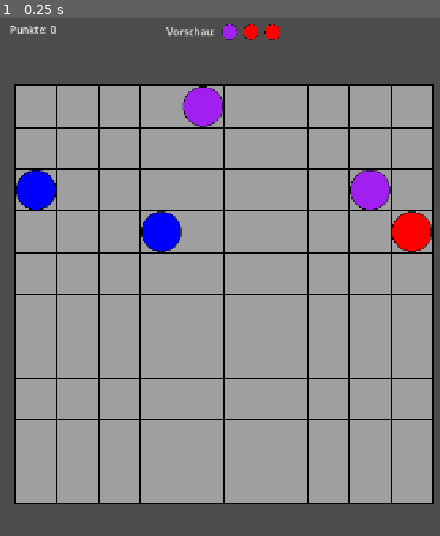
Above: before the commit, frame 1.
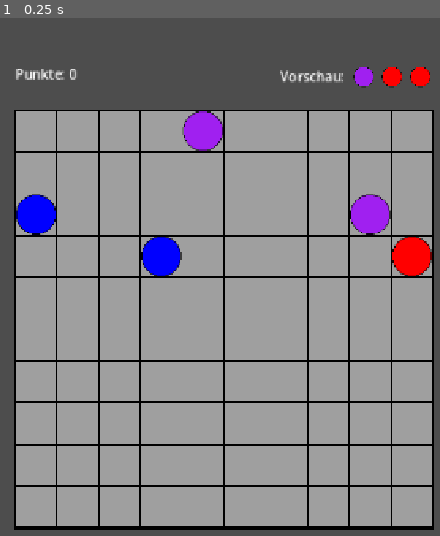
Above: after the commit, the same moment.

Repository: Artus030/godot-lines
Game: Godot game, scene res://Scenes/PlayingField.tscn
Same seed, same stepped clock (60 frames per second), same inputs: the game is played once before the commit and once after it.
Inputs:
- Up to frame 1 (0.25 s): no input

The runs differ from the first frame. In frame 1, 19% of the frame differs, in the area x 2-99%, y 1-99%.

Commit message:
fixed bugs

Diff:
--- a/Scenes/PlayingField.tscn
+++ b/Scenes/PlayingField.tscn
@@ -15,32 +15,24 @@
 [node name="UILayer" type="CanvasLayer" parent="." unique_id=1206326381]
 script = ExtResource("3_3id0a")
 
-[node name="TopLeftBox" type="MarginContainer" parent="UILayer" unique_id=1776329386]
-offset_right = 313.0
-offset_bottom = 43.0
-size_flags_horizontal = 0
-size_flags_vertical = 0
-theme_override_constants/margin_left = 20
-theme_override_constants/margin_top = 20
-theme_override_constants/margin_right = 20
+[node name="HeaderContainer" type="MarginContainer" parent="UILayer" unique_id=581802653]
+offset_right = 81.0
+offset_bottom = 40.0
 
-[node name="ScoreLabel" type="Label" parent="UILayer/TopLeftBox" unique_id=115222476]
+[node name="HBoxContainer" type="HBoxContainer" parent="UILayer/HeaderContainer" unique_id=551772306]
+layout_mode = 2
+
+[node name="ScoreLabel" type="Label" parent="UILayer/HeaderContainer/HBoxContainer" unique_id=115222476]
 layout_mode = 2
 size_flags_vertical = 0
 theme_override_font_sizes/font_size = 16
 text = "Punkte: 0	"
 
-[node name="TopMiddleBox" type="MarginContainer" parent="UILayer" unique_id=65466617]
-anchors_preset = 5
-anchor_left = 0.5
-anchor_right = 0.5
-offset_left = -20.0
-offset_right = 20.0
-offset_bottom = 40.0
-grow_horizontal = 2
-theme_override_constants/margin_top = 20
+[node name="Spacer" type="Control" parent="UILayer/HeaderContainer/HBoxContainer" unique_id=1622517417]
+layout_mode = 2
+size_flags_horizontal = 3
 
-[node name="PreviewContainer" type="HBoxContainer" parent="UILayer/TopMiddleBox" unique_id=1850853666]
+[node name="PreviewContainer" type="HBoxContainer" parent="UILayer/HeaderContainer/HBoxContainer" unique_id=1850853666]
 layout_mode = 2
 size_flags_horizontal = 4
 size_flags_vertical = 0
--- a/Scenes/ui_manager.gd
+++ b/Scenes/ui_manager.gd
@@ -2,14 +2,15 @@
 class_name UIManager
 extends CanvasLayer
 
-@onready var score_label: Label = $TopLeftBox/ScoreLabel
-@onready var preview_container: HBoxContainer = $TopMiddleBox/PreviewContainer
+@onready var score_label: Label = $HeaderContainer/HBoxContainer/ScoreLabel
+@onready var preview_container: HBoxContainer = $HeaderContainer/HBoxContainer/PreviewContainer
 @onready var game_over_overlay: ColorRect = $GameOverOverlay
-@onready var restart_button: Button = $GameOverOverlay/CenterContainer/VBoxContainer/RestartButton
+@onready var restart_button: Button = $GameOverPanel/CenterContainer/VBoxContainer/RestartButton
 @onready var game_over_panel = $GameOverPanel
 @onready var name_input_field = $GameOverPanel/CenterContainer/VBoxContainer/NameLineEdit
 @onready var save_score_button = $GameOverPanel/CenterContainer/VBoxContainer/SaveButton
 @onready var leaderboard_grid = $GameOverPanel/CenterContainer/VBoxContainer/LeaderboardGrid
+@onready var header_container = $"HeaderContainer"
 
 signal restart_requested
 
@@ -31,6 +32,20 @@
 	var tween = create_tween()
 	tween.tween_property(score_label, "scale", Vector2(1.2, 1.2), 0.1)
 	tween.tween_property(score_label, "scale", Vector2(1.0, 1.0), 0.1)
+
+func adjust_header(board_x: float, board_y: float, board_width: float, current_scale: float):
+	if not header_container:
+		return
+
+	# 1. Header exakt auf die unskalierte Breite des Boards einstellen
+	header_container.custom_minimum_size.x = board_width / current_scale
+
+	# 2. Gleiche Skalierung wie das Spielfeld nutzen
+	header_container.scale = Vector2(current_scale, current_scale)
+
+	# 3. Direkt über dem Spielfeld platzieren
+	header_container.position.x = board_x
+	header_container.position.y = board_y - (55.0 * current_scale)
 
 func update_preview(next_colors: Array[Color], ball_scene: PackedScene):
 	for child in preview_container.get_children():
--- a/Scripts/playing_field.gd
+++ b/Scripts/playing_field.gd
@@ -23,56 +23,57 @@
 
 
 func _ready():
-	# GameBoard sauber instanziieren
+	# GameBoard etc. instanziieren
 	game_board = GameBoard.new(COLUMNS, ROWS, TILE_SIZE)
 	leaderboard_manager = LeaderboardManager.new()
 
+	ui_manager.restart_requested.connect(_on_restart_button_pressed)
 	get_tree().root.size_changed.connect(calculate_center_offset)
 
-	ui_manager.restart_requested.connect(_on_restart_button_pressed)
-	call_deferred("calculate_center_offset")
 	generate_next_colors(3)
 	spawn_random_balls(5)
 	ui_manager.update_score(score)
 
+	# NEU: Ein ganz kurzer Delay (2 Frames warten),
+	# damit Firefox Mobile den Canvas & das WebGL-Context sicher initialisiert hat!
+	await get_tree().process_frame
+	await get_tree().process_frame
+	calculate_center_offset()
+
 
 func calculate_center_offset():
-	# WICHTIG: Das sichtbare Rechteck des Fensters holen!
 	var visible_size = get_viewport().get_visible_rect().size
 
-	# Unskalierte Original-Größe des Grids (10 * 50 = 500px)
 	var grid_pixel_width = COLUMNS * TILE_SIZE
 	var grid_pixel_height = ROWS * TILE_SIZE
 
 	var target_scale = 1.0
 
 	if visible_size.x < visible_size.y:
-		# Hochformat (Handy): Nutze 92% der echten Displaybreite
+		# Hochformat (Handy)
 		var target_width = visible_size.x * 0.92
 		target_scale = target_width / grid_pixel_width
 	else:
-		# Querformat (Laptop/Desktop): Nutze max. 70% der Displayhöhe
+		# Querformat (Desktop)
 		var target_height = visible_size.y * 0.70
 		target_scale = target_height / grid_pixel_height
 
-	# Skalierung auf dieses Node (PlayingField) anwenden
 	scale = Vector2(target_scale, target_scale)
 
-	# --- Spielfeld exakt zentrieren ---
-	# Das komplette Node2D wird auf dem Bildschirm verschoben
 	var scaled_grid_width = grid_pixel_width * target_scale
 
-	# X-Zentrierung für das gesamte Spielfeld
+	# Spielfeld zentrieren
 	position.x = (visible_size.x - scaled_grid_width) / 2.0
-
-	# Y-Position (unterhalb der UI ansetzen, z. B. 120px Abstand)
-	position.y = 120.0
-
-	# Das intern gezeichnete Grid startet jetzt einfach bei (0,0) im lokalen Raum
+	position.y = 120.0 * target_scale
+
 	game_board.board_offset = Vector2.ZERO
 
 	if $GridDrawer:
 		$GridDrawer.setup(game_board.board_offset, COLUMNS, ROWS, TILE_SIZE)
+
+	# --- NEU: Header an das Board anpassen ---
+	if ui_manager and ui_manager.has_method("adjust_header"):
+		ui_manager.adjust_header(position.x, position.y, scaled_grid_width, target_scale)
 
 
 func generate_next_colors(count: int):
